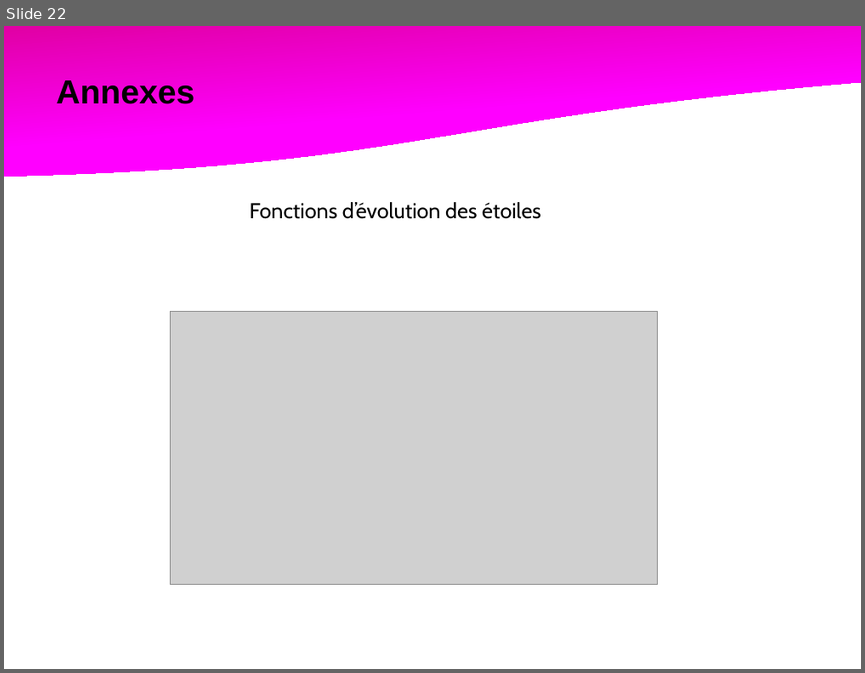
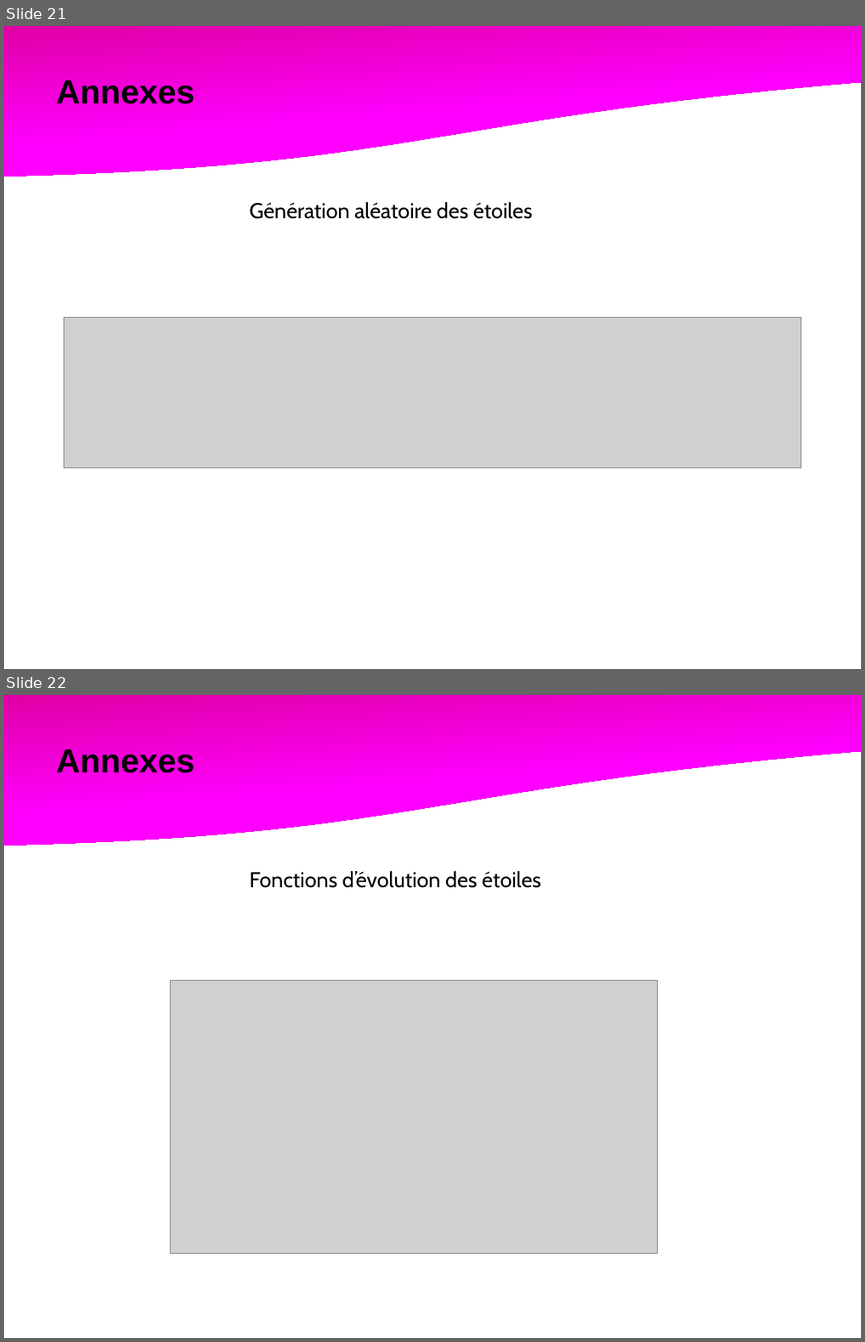
Before and after one commit to rfaucon2/TIPI_Spe, a slide deck: Diapo/TIPE-Spe.pptx. Shown one above the other, each under a label of ours: slide 22 before the commit, slides 21 and 22 after it. The pictures are 865x673 and 865x1342 pixels, drawn with LibreOffice and Linux fonts; fonts in the diff are those of the drawing; grey boxes stand for pictures. Boxes give left, top, right and bottom in pixels: in the first picture for what was removed or moved away, otherwise in the second. Text is boxed around its words. In the diff, an @@ line names an element or a change of style, - is before the commit and + after.

```diff
--- a/Diapo/TIPE-Spe.pptx
+++ b/Diapo/TIPE-Spe.pptx
@@ slide 21 added at <box>4,26,861,669</box>, background #FFFFFF @@
@@ flow chart document added at <box>4,26,861,188</box>, fill gradient #CC0066 to #FF00FF @@
@@ text added at <box>56,80,194,104</box>, 28 pt, text #000000, bold @@
+Annexes
@@ text added at <box>250,202,533,219</box>, 18 pt, text #000000 @@
+Génération aléatoire des étoiles
@@ picture added at <box>64,318,801,467</box> @@
```
Also in this commit, not shown: 21 slides changed, 1 slide removed, 4 other files.
